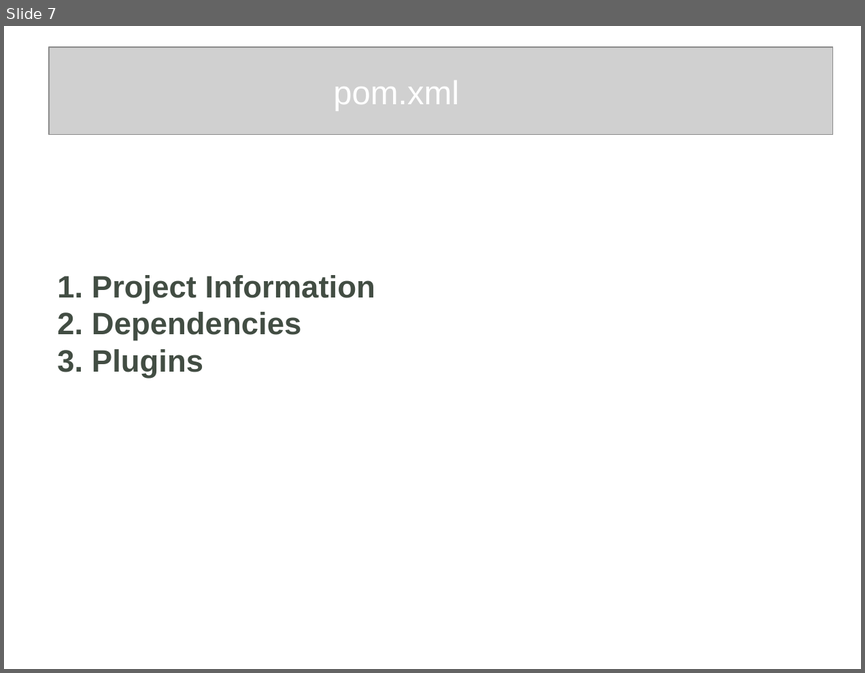
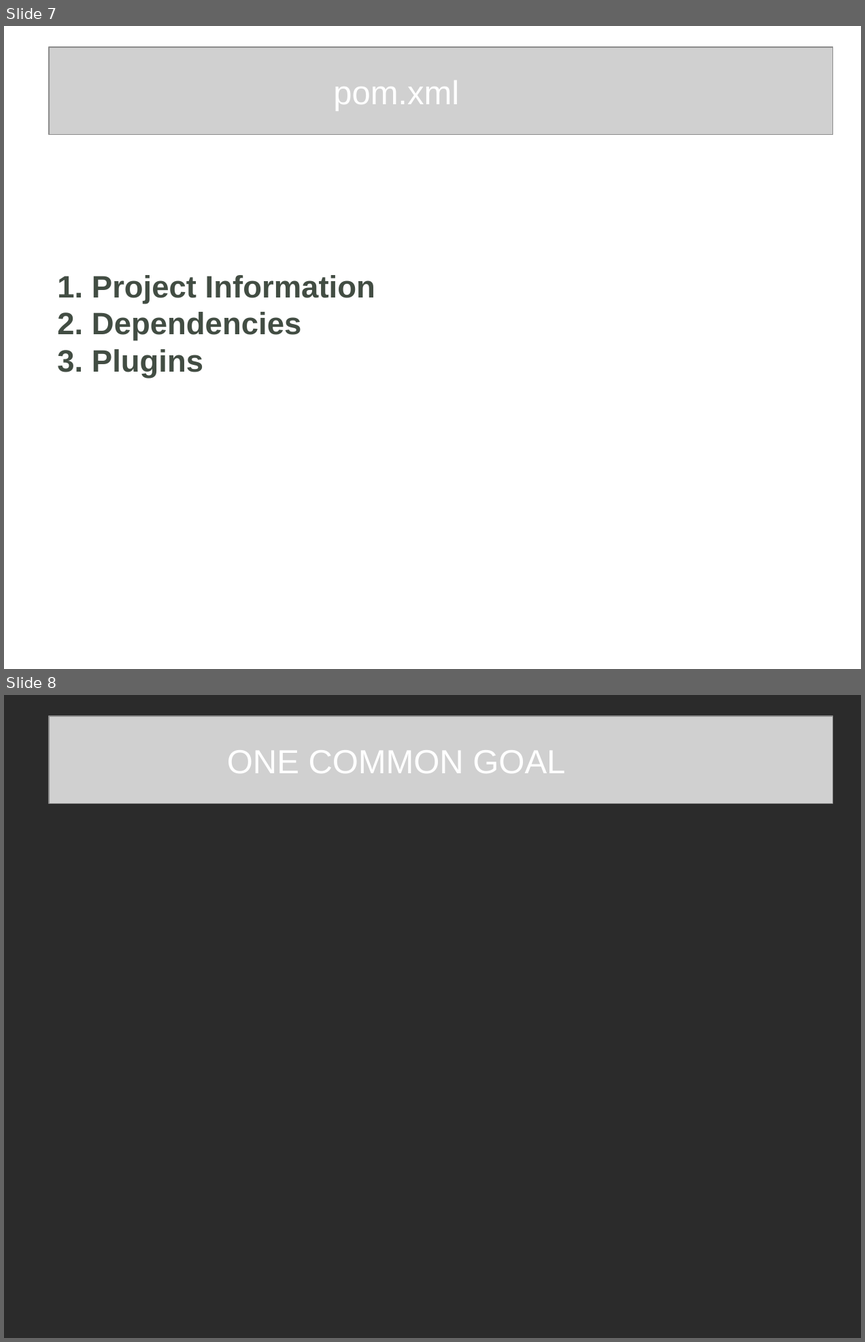
Before and after one commit to mihaiba/bAIESEC, a slide deck: FII.Practic.Maven.Levi9.March.2016.pptx. Shown one above the other, each under a label of ours: slide 7 before the commit, slides 7 and 8 after it. The pictures are 865x673 and 865x1342 pixels, drawn with LibreOffice and Linux fonts; fonts in the diff are those of the drawing; grey boxes stand for pictures; background and template pictures are left out; a plain dark background stands for a picture behind light text. Boxes give left, top, right and bottom in pixels: in the first picture for what was removed or moved away, otherwise in the second. Text is boxed around its words. In the diff, an @@ line names an element or a change of style, - is before the commit and + after.

Commit message:
Add last slide.

```diff
--- a/FII.Practic.Maven.Levi9.March.2016.pptx
+++ b/FII.Practic.Maven.Levi9.March.2016.pptx
@@ slide 8 added at (4,695,861,1338), background picture (left out) @@
@@ picture added at (49,717,832,804) @@
@@ text added at (227,750,565,773), 28 pt, text #FFFFFF @@
+ONE COMMON GOAL
```
Also in this commit, not shown: 1 other file.
